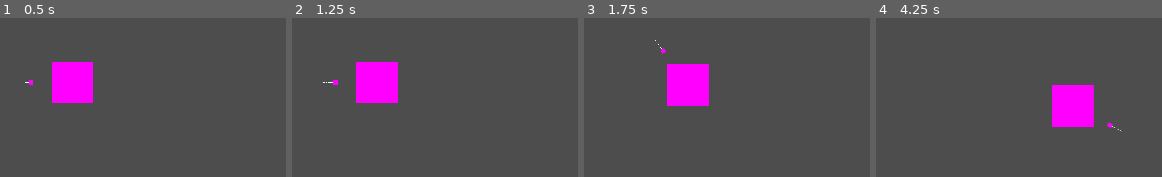
Above: before the commit, frames 1-4 (left to right).
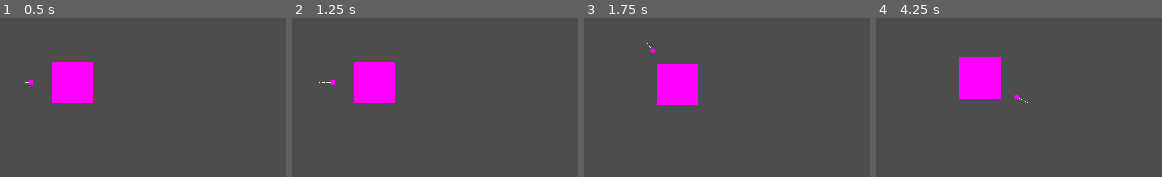
Above: after the commit, the same moments.

Repository: otDan/PlanetBlitz
Game: Godot game, scene res://main.tscn
Two runs of this game, one before a commit and one after it. Both use one fixed random seed, a clock stepped at 60 frames per second and the inputs below.
Inputs:
- Up to frame 1 (0.5 s): no input
- Up to frame 2 (1.25 s): tap Enter at 0.5 s; hold Right (ui_right) from 0.53 s (still down)
- Up to frame 3 (1.75 s): release Right (ui_right) at 1.28 s; hold Down (ui_down) from 1.28 s (still down)
- Up to frame 4 (4.25 s): release Down (ui_down) at 2.03 s; hold Right (ui_right) 2.03-2.78 s; hold Up (ui_up) 2.78-3.53 s; hold Left (ui_left) from 3.53 s (still down)

Frame 1 is identical in both runs. In frame 2, 0.5% of the frame differs, in the area x 9-38%, y 27-54%; in frame 3, 2.1%; in frame 4, 7.9%, in the area x 29-87%, y 24-72%.

Commit message:
feat: Following camera

Diff:
--- /dev/null
+++ b/follow_camera.gd
@@ -0,0 +1,18 @@
+extends Camera2D
+
+@export var smoothness: float = 1.0
+@export var target: Node2D
+
+var target_position: Vector2
+
+
+func _process(delta: float) -> void:
+	if target:
+		var current_position = self.global_position
+		var target_global_position = target.global_position
+		var interpolated_position = current_position.lerp(target_global_position, smoothness * delta)
+		self.global_position = interpolated_position
+
+
+func set_target(new_target: Node2D) -> void:
+	target = new_target
--- a/main.tscn
+++ b/main.tscn
@@ -1,5 +1,6 @@
-[gd_scene load_steps=4 format=3 uid="uid://bkeg2itkwy8vv"]
+[gd_scene load_steps=5 format=3 uid="uid://bkeg2itkwy8vv"]
 
+[ext_resource type="Script" path="res://follow_camera.gd" id="1_x6yc0"]
 [ext_resource type="PackedScene" uid="uid://dry3qo3lt13bc" path="res://player.tscn" id="2_80sai"]
 [ext_resource type="Environment" uid="uid://d08mq5h5li88u" path="res://space_envirnonment.tres" id="2_357tu"]
 
@@ -8,7 +9,9 @@
 
 [node name="Main" type="Node"]
 
-[node name="Camera2D" type="Camera2D" parent="."]
+[node name="Camera2D" type="Camera2D" parent="." node_paths=PackedStringArray("target")]
+script = ExtResource("1_x6yc0")
+target = NodePath("../Player")
 
 [node name="PointLight2D" type="PointLight2D" parent="."]
 position = Vector2(53, -55)
--- a/player.gd
+++ b/player.gd
@@ -1,18 +1,20 @@
 extends Node2D
 
-var thruster: Sprite2D
 @export var radius: float = 100.0  # Adjust the radius as needed
 @export var targetRotation: float = PI  # Set the target rotation for left side
 @export var rotationSpeed: float = 15.0  # Adjust the rotation speed as needed
 @export var acceleration: float = 150.0  # Adjust the acceleration as needed
 @export var deceleration: float = 2.0  # Adjust the deceleration as needed
 
+var thruster: Sprite2D
 var velocity: Vector2 = Vector2.ZERO
+
 
 func _ready():
 	thruster = $Planet/Thruster
 	thruster.rotation = targetRotation
 	thruster.position = Vector2(radius, 0).rotated(thruster.rotation) + $Planet.position
+
 
 func _process(delta):
 	var inputDirection = Vector2.ZERO
